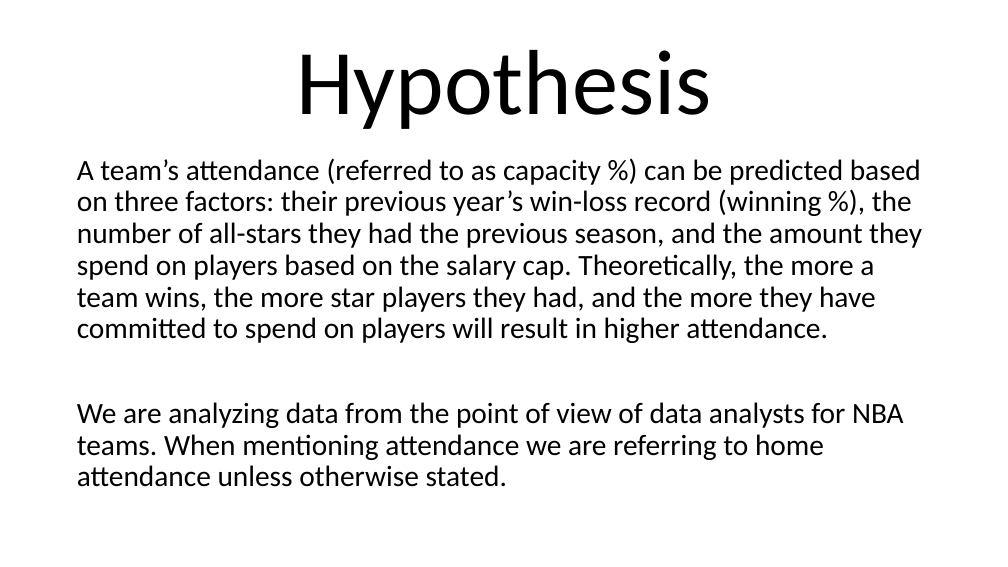
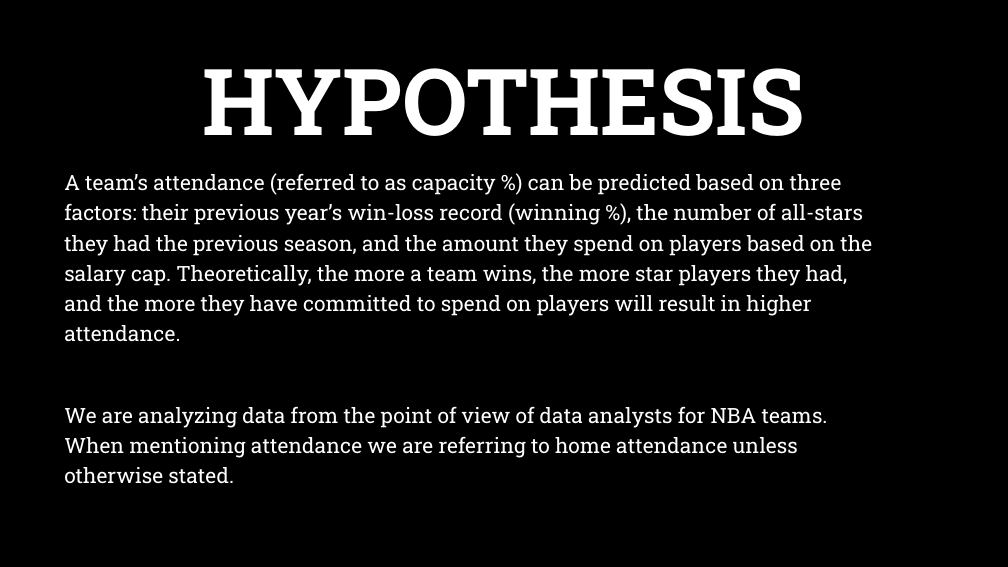
Before and after one commit to matiullah23/nba-attendance, a slide deck: slide 2 of Powerpoint/NBA Attendance Analysis.pptx. Drawn at 1008x567 pixels with LibreOffice and Linux fonts; fonts in the diff are those of the drawing; background and template pictures are left out. Boxes give left, top, right and bottom in pixels: in the first picture for what was removed or moved away, otherwise in the second. Text is boxed around its words. In the diff, an @@ line names an element or a change of style, - is before the commit and + after.

Commit message:
updated bubble chart and PowerPoint

```diff
--- a/Powerpoint/NBA Attendance Analysis.pptx
+++ b/Powerpoint/NBA Attendance Analysis.pptx
@@ background #FFFFFF to picture (left out) @@
@@ title at [203, 68, 805, 136]: text changed; font Calibri to Roboto Slab; text colour #000000 to #FFFFFF; bold on @@
-Hypothesis
+HYPOTHESIS
@@ text "A team’s attendance (referred to ...": place and size @@
-text "A team’s attendance (referred to ..." at [77, 158, 922, 487]
+text "A team’s attendance (referred to ..." at [64, 173, 872, 484]
@@ text "A team’s attendance (referred to ..." at [64, 173, 872, 484]: size 28 to 20 pt, font Calibri to Roboto Slab, text colour #000000 to #FFFFFF; line spacing 0.9 to 1.2 @@
```
Also in this commit, not shown: 4 other slides changed, 1 slide removed, 1 other file.
